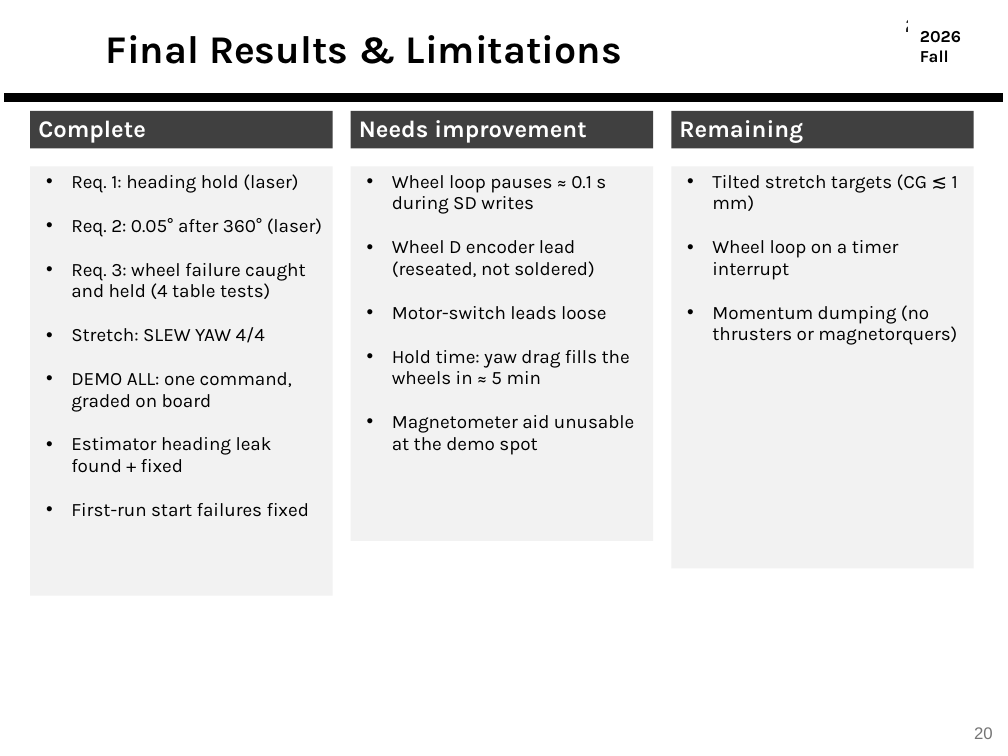
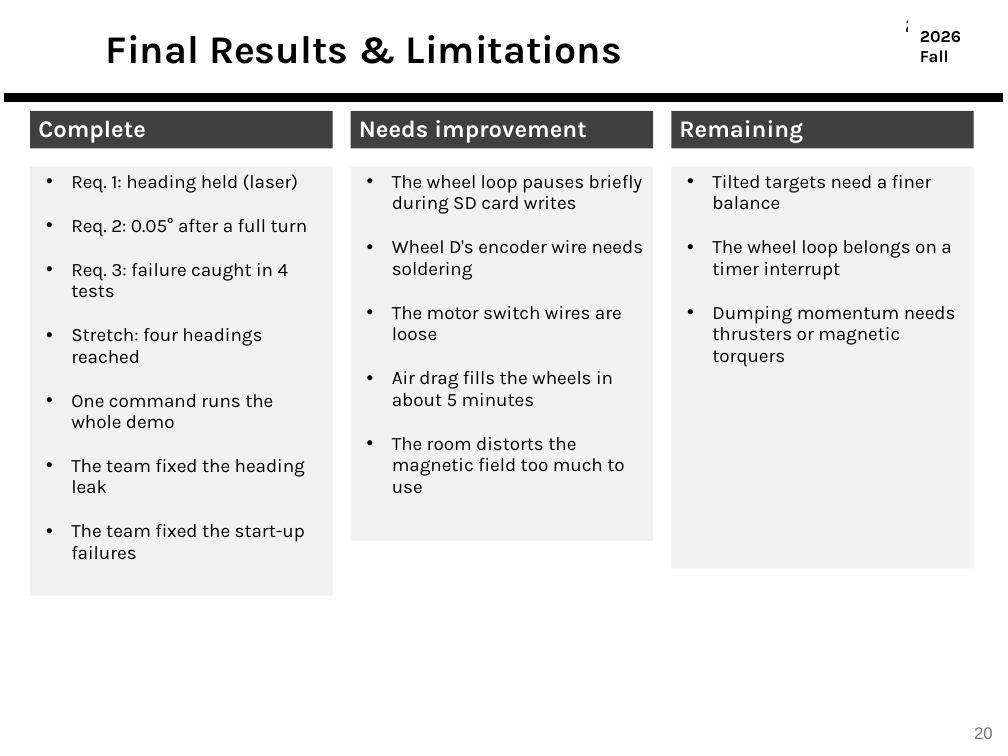
Before and after one commit to derek-weissinger-usafa/Astro-331-Lab-8, a slide deck: slide 20 of Reports/Astro 331 Lab 8_2_3 Body Final Pres.pptx. Drawn at 1008x756 pixels with LibreOffice and Linux fonts; fonts in the diff are those of the drawing; background and template pictures are left out. Boxes give left, top, right and bottom in pixels: in the first picture for what was removed or moved away, otherwise in the second. Text is boxed around its words. In the diff, an @@ line names an element or a change of style, - is before the commit and + after.

```diff
--- a/Reports/Astro 331 Lab 8_2_3 Body Final Pres.pptx
+++ b/Reports/Astro 331 Lab 8_2_3 Body Final Pres.pptx
@@ text in rectangle at <box>71,174,308,560</box>: text changed @@
-• Req. 1: heading hold (laser)
-• Req. 2: 0.05° after 360° (laser)
-• Req. 3: wheel failure caught and held (4 table tests)
-• Stretch: SLEW YAW 4/4
-• DEMO ALL: one command, graded on board
-• Estimator heading leak found + fixed
-• First-run start failures fixed
+• Req. 1: heading held (laser)
+• Req. 2: 0.05° after a full turn
+• Req. 3: failure caught in 4 tests
+• Stretch: four headings reached
+• One command runs the whole demo
+• The team fixed the heading leak
+• The team fixed the start-up failures
@@ text in rectangle at <box>392,175,644,494</box>: text changed @@
-• Wheel loop pauses ≈ 0.1 s during SD writes
-• Wheel D encoder lead (reseated, not soldered)
-• Motor-switch leads loose
-• Hold time: yaw drag fills the wheels in ≈ 5 min
-• Magnetometer aid unusable at the demo spot
+• The wheel loop pauses briefly during SD card writes
+• Wheel D's encoder wire needs soldering
+• The motor switch wires are loose
+• Air drag fills the wheels in about 5 minutes
+• The room distorts the magnetic field too much to use
@@ text in rectangle at <box>712,175,956,367</box>: text changed @@
-• Tilted stretch targets (CG ≲ 1 mm)
-• Wheel loop on a timer interrupt
-• Momentum dumping (no thrusters or magnetorquers)
+• Tilted targets need a finer balance
+• The wheel loop belongs on a timer interrupt
+• Dumping momentum needs thrusters or magnetic torquers
```
Also in this commit, not shown: 42 other slides changed, 2 other files.
